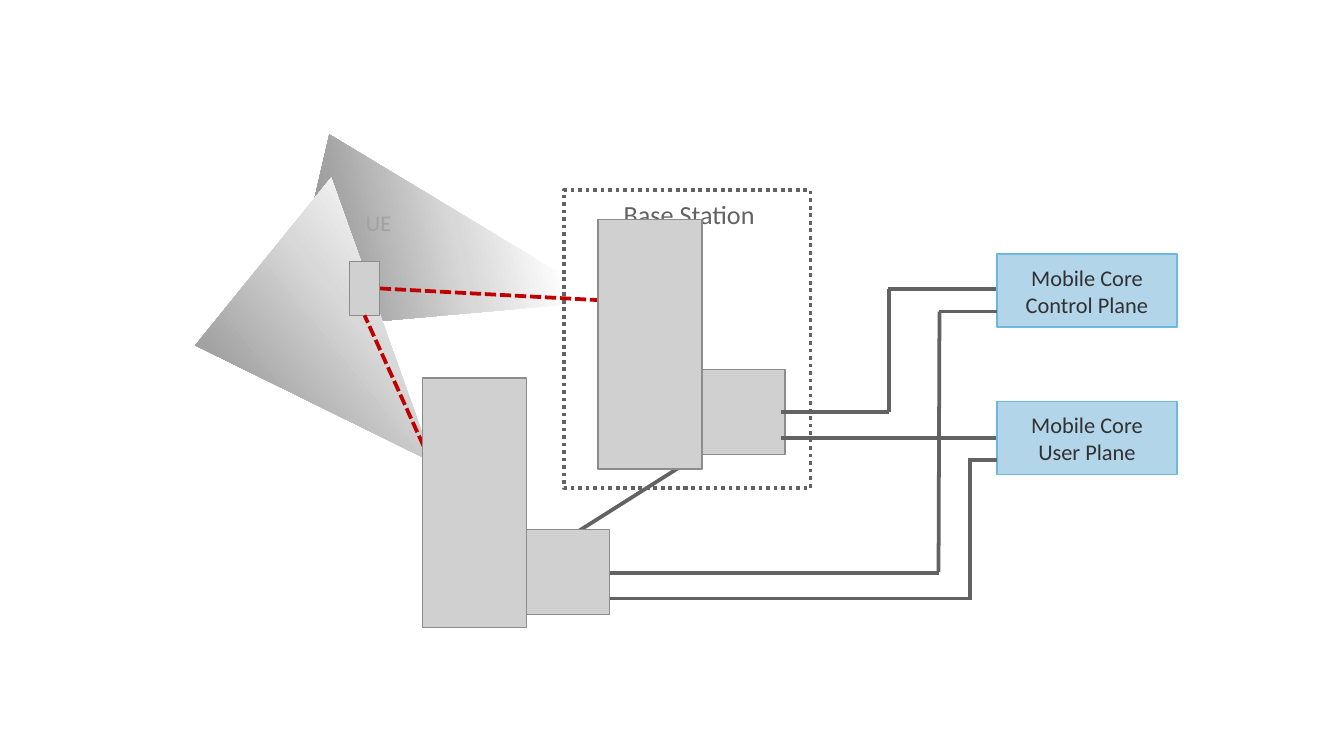
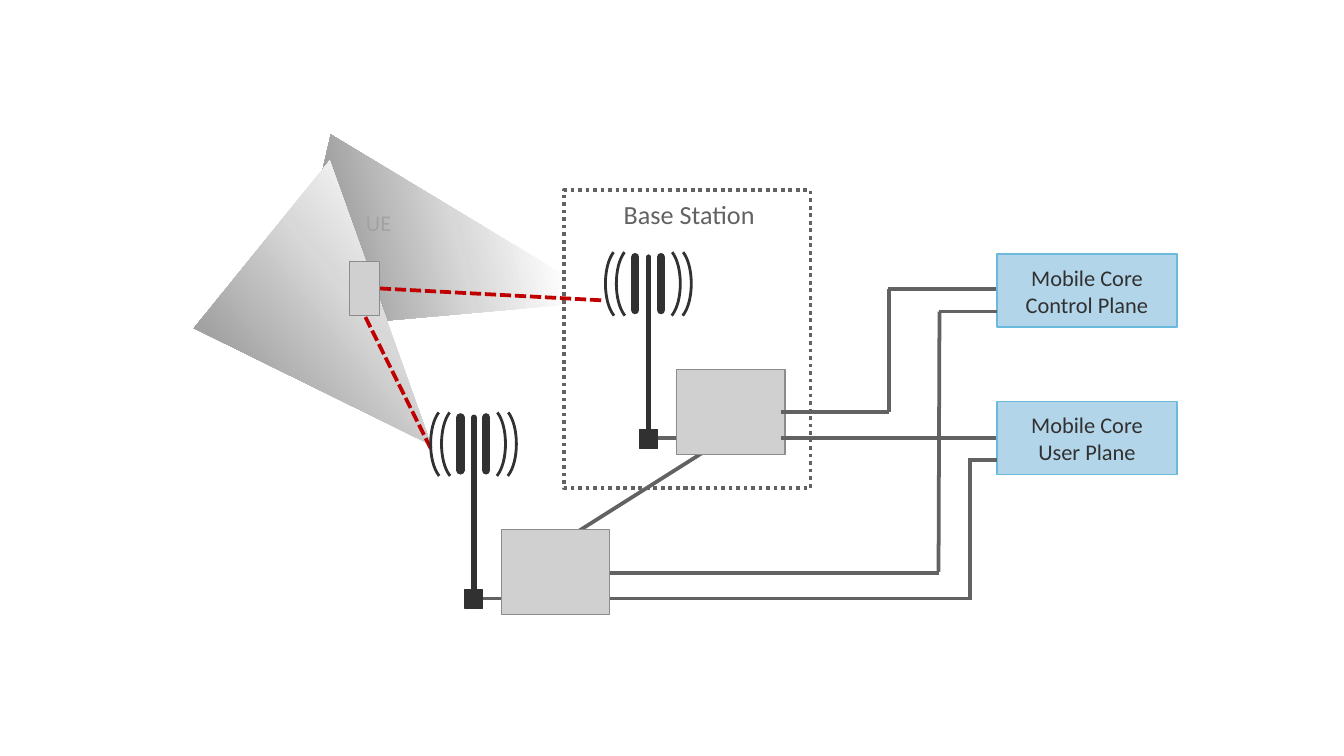
Before and after one commit to SystemsApproach/private5g, a slide deck: slide 11 of figures.pptx. Drawn at 1344x756 pixels with LibreOffice and Linux fonts; fonts in the diff are those of the drawing; grey boxes stand for pictures. Boxes give left, top, right and bottom in pixels: in the first picture for what was removed or moved away, otherwise in the second. Text is boxed around its words. In the diff, an @@ line names an element or a change of style, - is before the commit and + after.

```diff
--- a/figures.pptx
+++ b/figures.pptx
@@ triangle moved from (x1=195, y1=177, x2=532, y2=508) to (x1=194, y1=160, x2=531, y2=491) @@
@@ picture removed at (x1=598, y1=219, x2=702, y2=469) @@
@@ group added at (x1=606, y1=247, x2=692, y2=448): 4 arc (boxed as its full ellipse)s, 3 lines, 1 rectangle @@
@@ line moved from (430, 460) - (364, 316) to (430, 449) - (364, 316) @@
@@ picture removed at (x1=423, y1=378, x2=527, y2=628) @@
@@ group added at (x1=430, y1=407, x2=517, y2=609): 4 arc (boxed as its full ellipse)s, 3 lines, 1 rectangle @@
@@ line added from (681, 438) to (650, 438), #626262 2 pt @@
@@ line added from (507, 598) to (476, 598), #626262 2 pt @@
```
Also in this commit, not shown: 12 other slides changed, 1 slide added, 1 other file.
